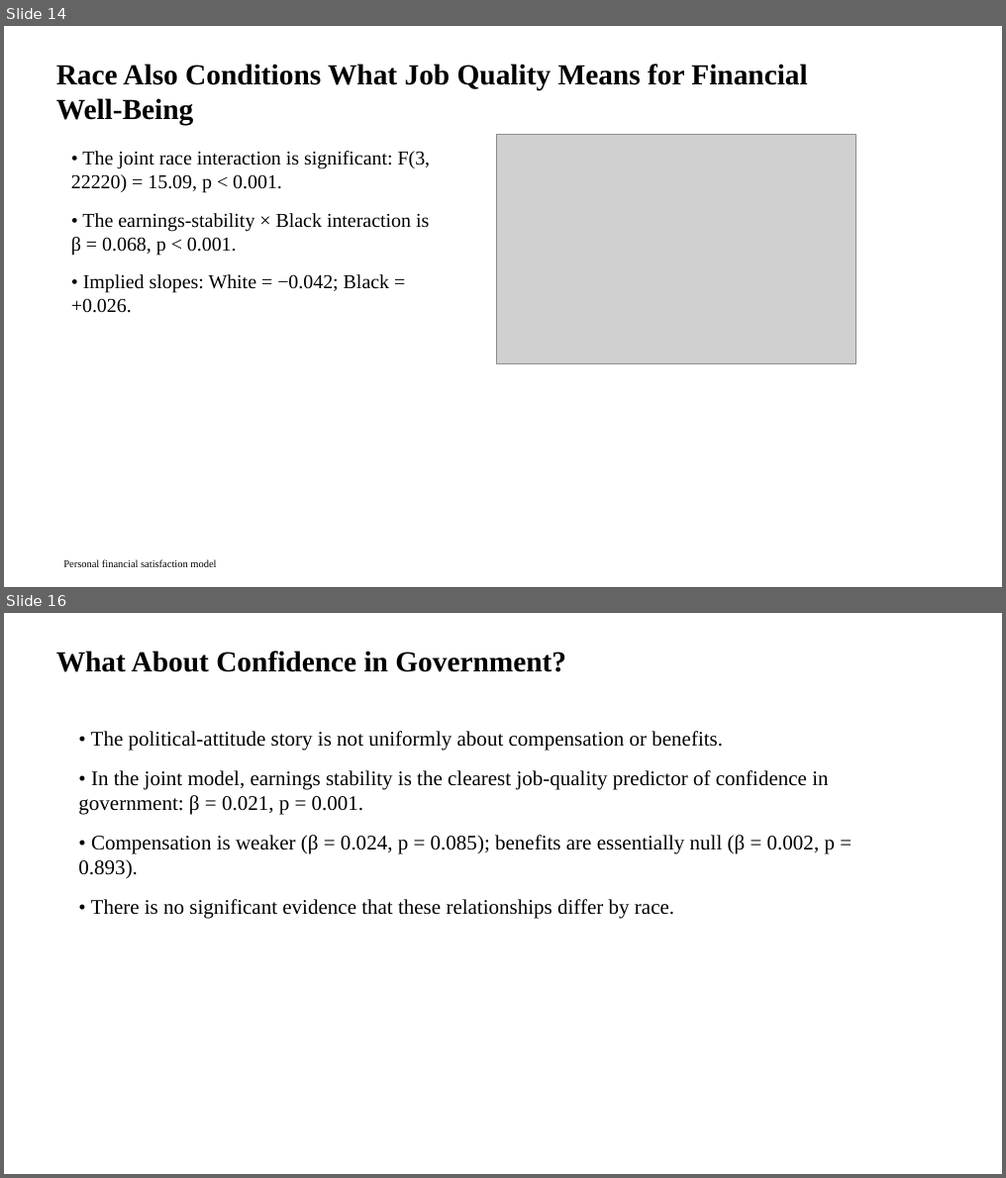
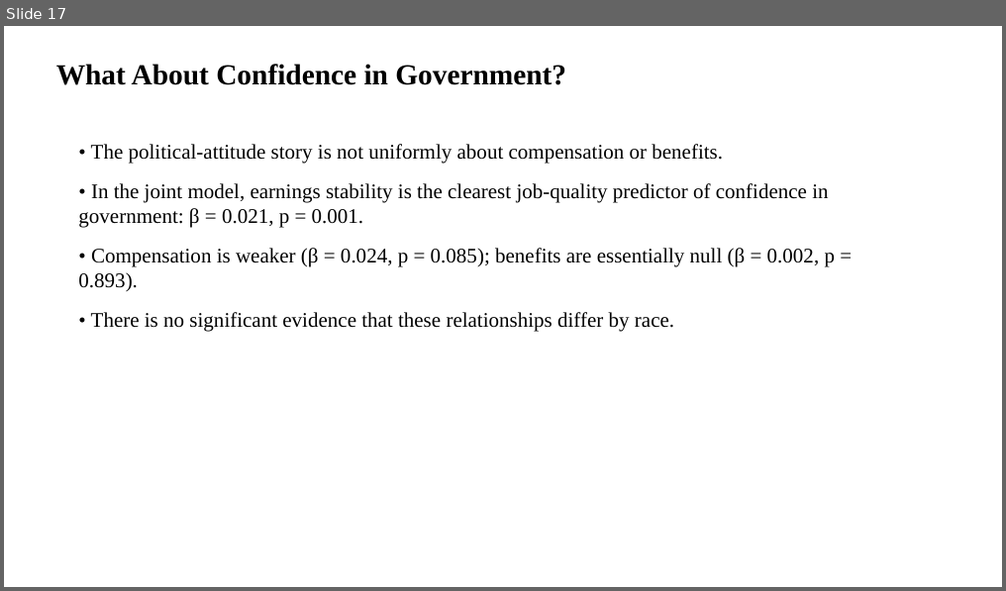
Before and after one commit to chosam2322/Precariat_Politics, a slide deck: Harvard_RaceWorkshop_amended.pptx. Shown one above the other, each under a label of ours: slides 14 and 16 before the commit, slide 17 after it; the slides between them are not shown. The pictures are 1006x1178 and 1006x591 pixels, drawn with LibreOffice and Linux fonts; fonts in the diff are those of the drawing; grey boxes stand for pictures. Boxes give left, top, right and bottom in pixels: in the first picture for what was removed or moved away, otherwise in the second. Text is boxed around its words. In the diff, an @@ line names an element or a change of style, - is before the commit and + after.

```diff
--- a/Harvard_RaceWorkshop_amended.pptx
+++ b/Harvard_RaceWorkshop_amended.pptx
@@ slide 14 removed at [4, 26, 1002, 587], background #FFFFFF @@
@@ text removed at [56, 64, 807, 126] @@
-Race Also Conditions What Job Quality Means for Financial Well-Being
@@ picture removed at [497, 135, 856, 365] @@
@@ text removed at [71, 151, 431, 313] @@
-• The joint race interaction is significant: F(3, 22220) = 15.09, p < 0.001.
-• The earnings-stability × Black interaction is β = 0.068, p < 0.001.
-• Implied slopes: White = −0.042; Black = +0.026.
@@ text removed at [63, 560, 216, 568] @@
-Personal financial satisfaction model
@@ what was slide 16 is now slide 17 @@
```
Also in this commit, not shown: 8 slides changed, 11 slides added, 4 other slides removed, 12 other files.
